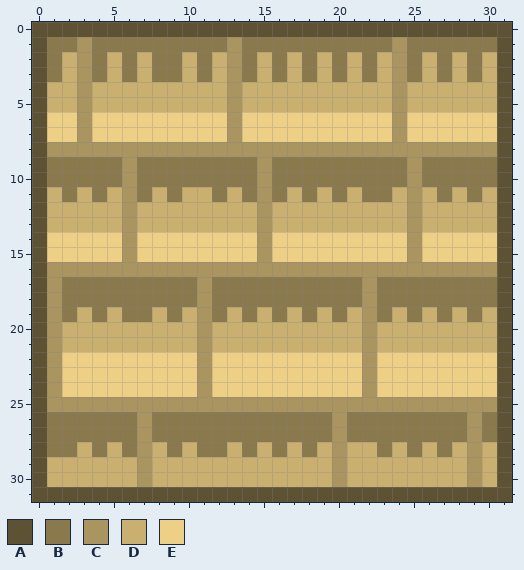
Two states of a pixel-art sprite, res/sprites/Forge-sprite-level2.png. Above is the file before it was changed.
The file is 32x32 pixels.
Palette (. is transparent): A #5e5235  B #8b794e  C #aa9561  D #c9b071  E #edcf85
After the commit:
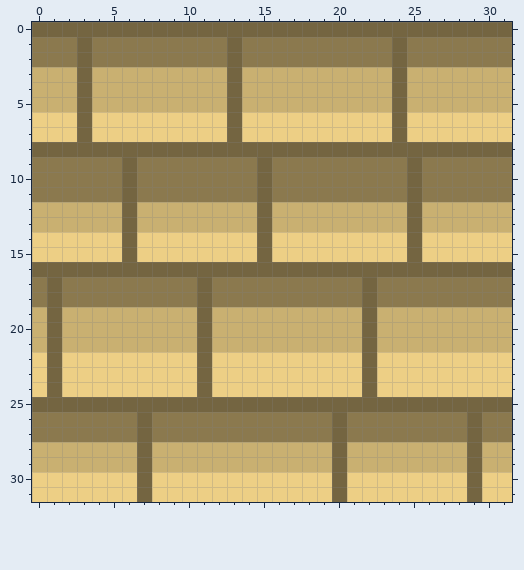
Edits made:
Colour C changes from #aa9561 to #746541.
The author changed colour A to colour B in rows 1 to 2 at x 0 and 31; in rows 9 to 11 at x 0 and 31; in rows 17 to 18 at x 0 and 31; in rows 26 to 27 at x 0 and 31.
The author changed colour D to colour B in row 2 at x 2, 5, 7, 10, 12, 15, 17, 19, 21, 23, 26, 28 and 30; in row 11 at x 1, 3, 5, 8, 10 to 11, 13, 17, 19, 21, 24, 26, 28 and 30.
The author changed colour A to colour C in row 0 at x 0 to 31; in row 8 at x 0 and 31; in row 16 at x 0 and 31; in row 25 at x 0 and 31; in row 31 at x 7, 20 and 29.
The author changed colour A to colour D in rows 3 to 5 at x 0 and 31; in rows 12 to 13 at x 0 and 31; in rows 19 to 21 at x 0 and 31; in rows 28 to 29 at x 0 and 31.
The author changed colour B to colour D in row 3 at x 1, 4, 6, 8 to 9, 11, 14, 16, 18, 20, 22, 25, 27 and 29; in row 19 at x 2, 4, 6 to 7, 9, 12, 14, 16, 18, 20, 23, 25, 27 and 29; in row 28 at x 1 to 2, 4, 6, 9, 11 to 12, 14, 16, 18, 23, 25 and 27.
The author changed colour A to colour E in rows 6 to 7 at x 0 and 31; in rows 14 to 15 at x 0 and 31; in rows 22 to 24 at x 0 and 31; in row 30 at x 0 and 31; in row 31 at x 0 to 6, 8 to 19, 21 to 28 and 30 to 31.
The author changed colour D to colour E in row 30 at x 1 to 6, 8 to 19, 21 to 28 and 30.
